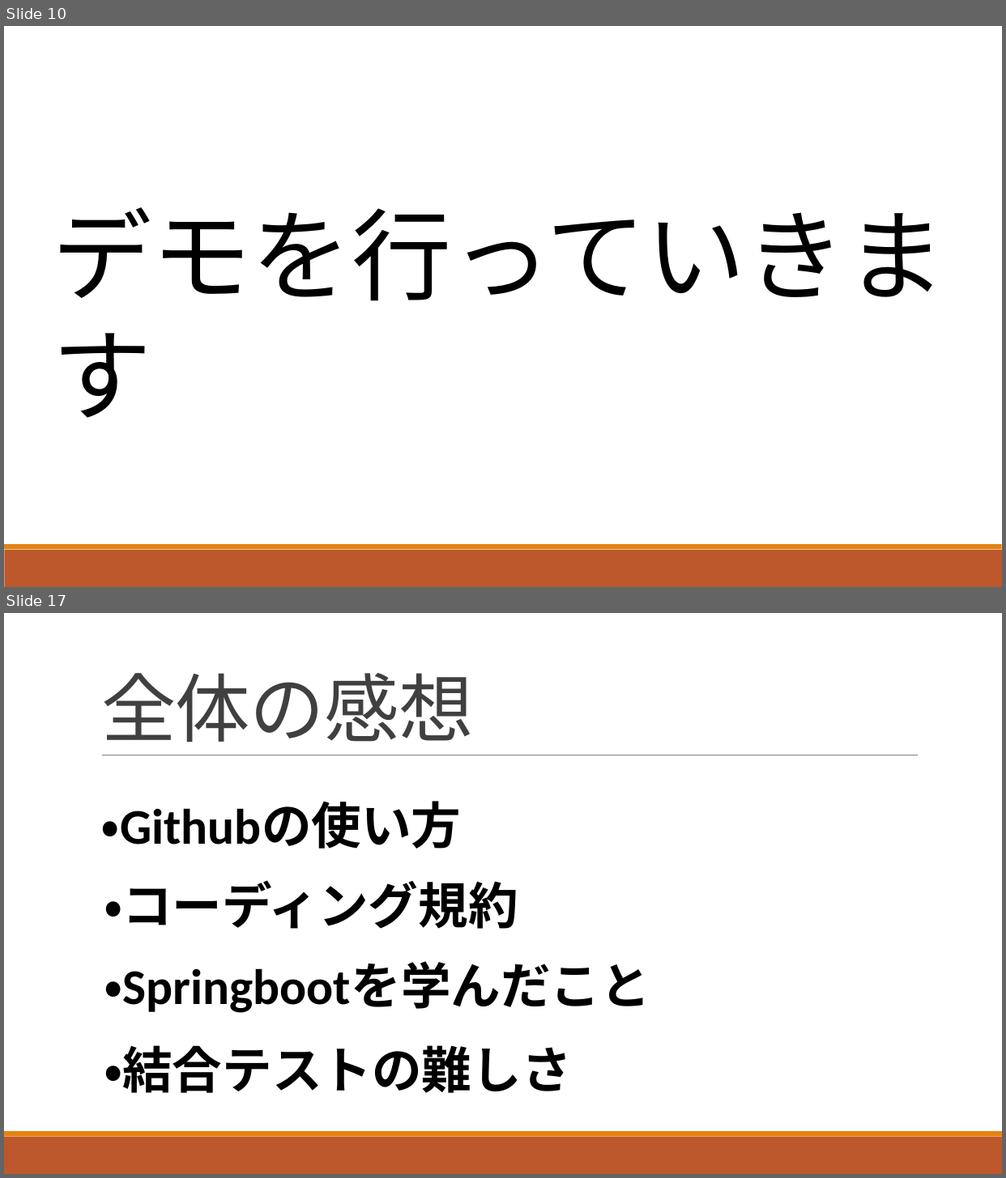
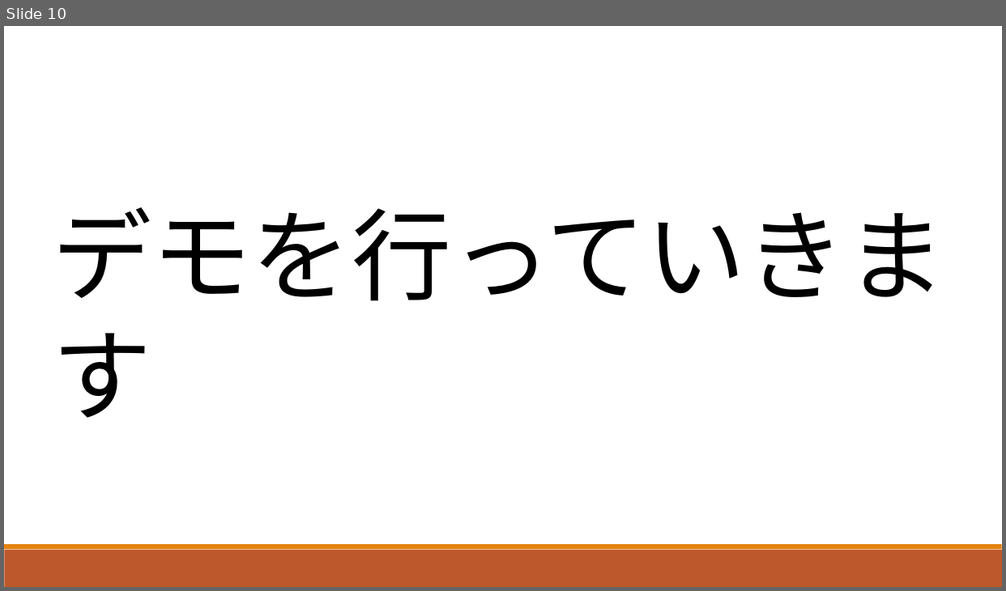
Before and after one commit to ShunjiYamamoto/groupA, a slide deck: 9.発表資料/グループ開発_Aグループ発表資料.pptx. Shown one above the other, each under a label of ours: slides 10 and 17 before the commit, slide 10 after it; the slides between them are not shown. The pictures are 1006x1178 and 1006x591 pixels, drawn with LibreOffice and Linux fonts; fonts in the diff are those of the drawing. Boxes give left, top, right and bottom in pixels: in the first picture for what was removed or moved away, otherwise in the second. Text is boxed around its words. In the diff, an @@ line names an element or a change of style, - is before the commit and + after.

```diff
--- a/9.発表資料/グループ開発_Aグループ発表資料.pptx
+++ b/9.発表資料/グループ開発_Aグループ発表資料.pptx
@@ slide 17 removed at <box>4,613,1002,1174</box>, background #FFFFFF; not listed: 2 template elements that a slide beside it also shows @@
@@ title removed at <box>101,673,473,742</box> @@
-全体の感想
@@ line removed from (102, 756) to (918, 756) @@
@@ text removed at <box>101,801,462,849</box> @@
-・Githubの使い方
@@ text removed at <box>104,880,518,929</box> @@
-・コーディング規約
@@ text removed at <box>104,961,650,1013</box> @@
-・Springbootを学んだこと
@@ text removed at <box>104,1046,572,1093</box> @@
-・結合テストの難しさ
```
Also in this commit, not shown: 8 slides changed, 2 slides added.
